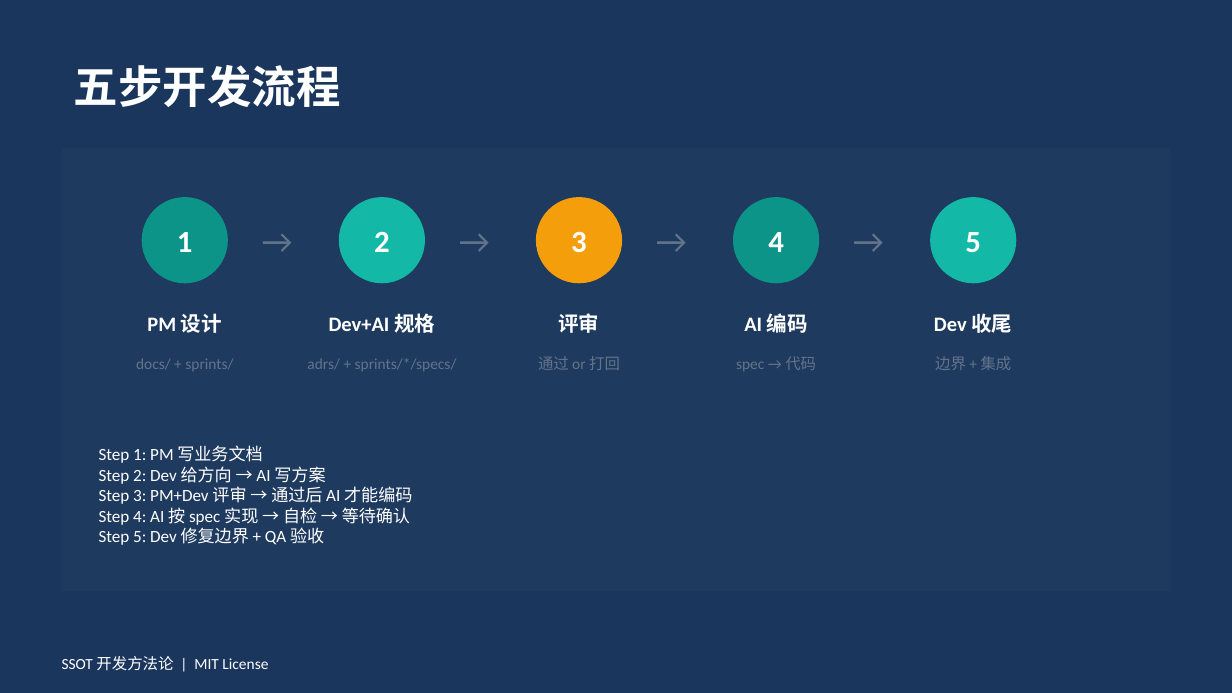
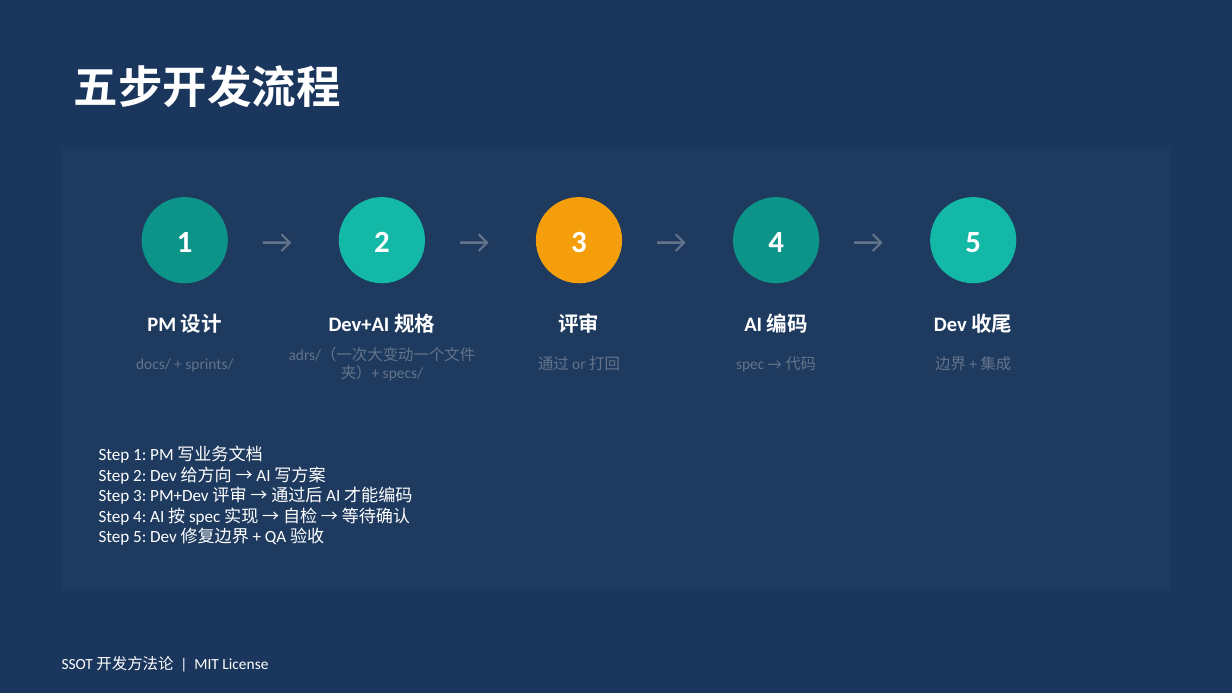
Before and after one commit to Toketec/SpecRocket, a slide deck: slide 7 of SSOT-开发方法论-培训.pptx. Drawn at 1232x693 pixels with LibreOffice and Linux fonts; fonts in the diff are those of the drawing. Boxes give left, top, right and bottom in pixels: in the first picture for what was removed or moved away, otherwise in the second. Text is boxed around its words. In the diff, an @@ line names an element or a change of style, - is before the commit and + after.

Commit message:
feat: v3.0.1 ADR 收敛 — 一次大型变动=一个adr文件夹(3份文档) / 五步流程措辞统一(PM独作含sprint docs) / migrate支持旧ADR单文件→文件夹 / PPT同步 / brainstorm命名改阶段①-⑤

```diff
--- a/SSOT-开发方法论-培训.pptx
+++ b/SSOT-开发方法论-培训.pptx
@@ text at [289,347,476,380]: text changed @@
-adrs/ + sprints/*/specs/
+adrs/（一次大变动一个文件夹）+ specs/
```
Also in this commit, not shown: 3 other slides changed, 15 other files.
